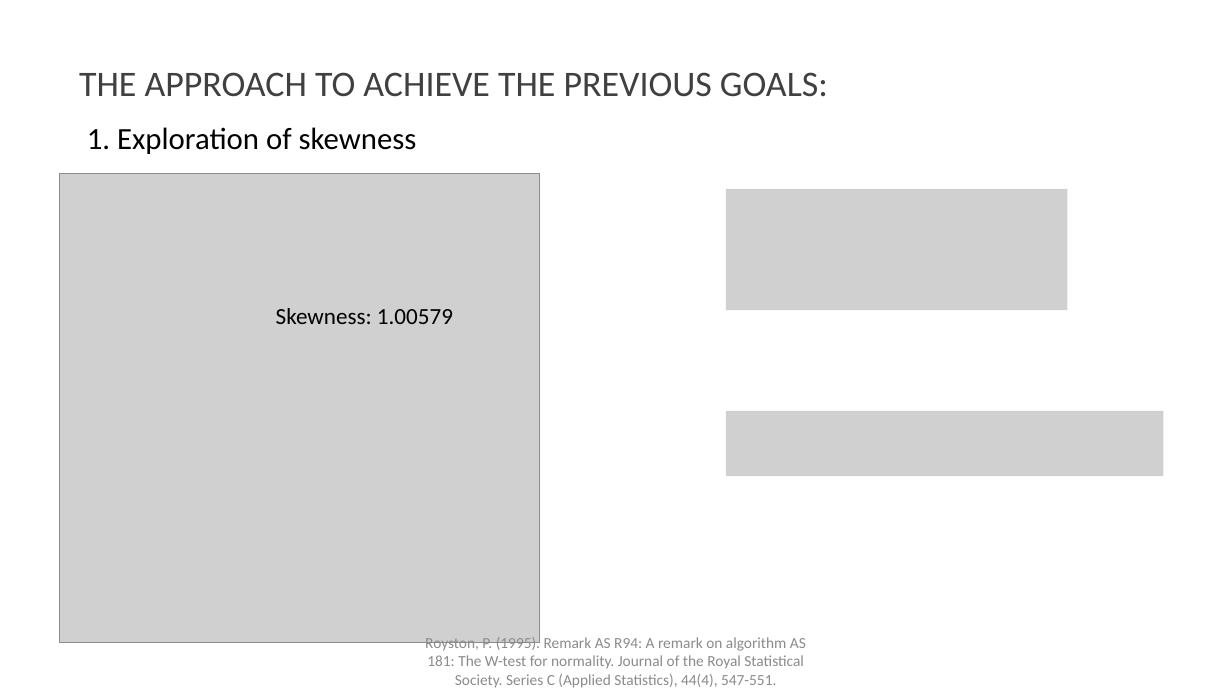
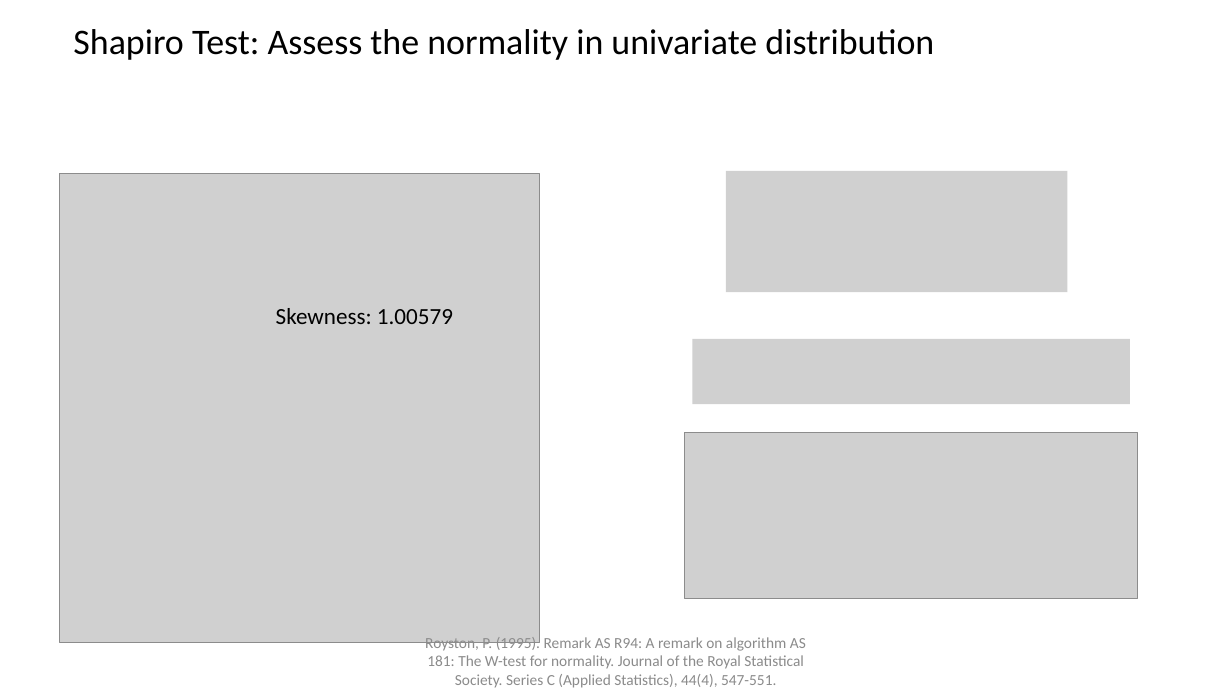
Before and after one commit to gisynw/geog-247, a slide deck: slide 10 of docs/Lectures/Week04/Week04_BivariateRegression_Part02.pptx (slide 5 before the commit). Drawn at 1232x693 pixels with LibreOffice and Linux fonts; fonts in the diff are those of the drawing; grey boxes stand for pictures. Boxes give left, top, right and bottom in pixels: in the first picture for what was removed or moved away, otherwise in the second. Text is boxed around its words. In the diff, an @@ line names an element or a change of style, - is before the commit and + after.

```diff
--- a/docs/Lectures/Week04/Week04_BivariateRegression_Part02.pptx
+++ b/docs/Lectures/Week04/Week04_BivariateRegression_Part02.pptx
@@ text at (x1=73, y1=29, x2=934, y2=60): text changed; size 24 to 28 pt @@
-1. Exploration of skewness
+Shapiro Test: Assess the normality in univariate distribution
@@ text removed at (x1=79, y1=72, x2=828, y2=97) @@
-THE APPROACH TO ACHIEVE THE PREVIOUS GOALS:
@@ picture moved from (x1=726, y1=189, x2=1068, y2=311) to (x1=726, y1=171, x2=1068, y2=292) @@
@@ picture added at (x1=692, y1=339, x2=1129, y2=405) @@
@@ picture removed at (x1=726, y1=411, x2=1164, y2=477) @@
@@ picture added at (x1=685, y1=433, x2=1139, y2=598) @@
```
Also in this commit, not shown: 1 other slide changed, 9 slides added, 1 slide removed, 4 other files.
